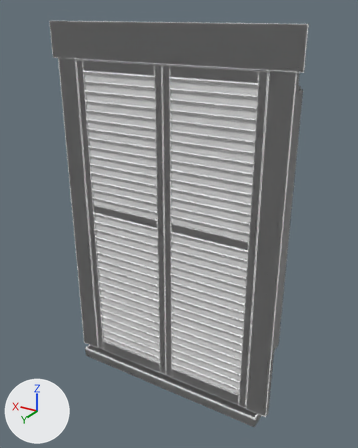
What one commit did to the glTF model assets/models/props/window_french.glb.
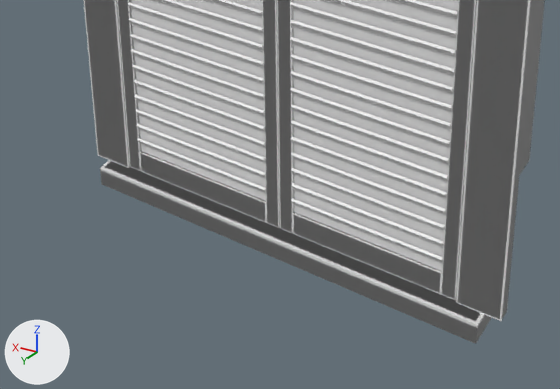
The first picture shows the older version from a 50 mm camera at (-1.74, 2.69, 2.79) aimed at (0.07, -0.33, 1.28). The close-ups show the older and then the newer version on the part from 11% to 82% of the width and 61% to 100% of the height of that picture. Only the edits that show in the close-ups are written down. Arrows for +X, +Y and +Z are at lower left; the lights stay in place. Objects named as collision shapes, trigger or cutter boxes, shadow casters or lower levels of detail are left out. Vertices at exactly the same position are counted once.

In view in the first close-up: 'lod0_body', 'lod0_shutter_l', 'lod0_shutter_r', 'lod1'.
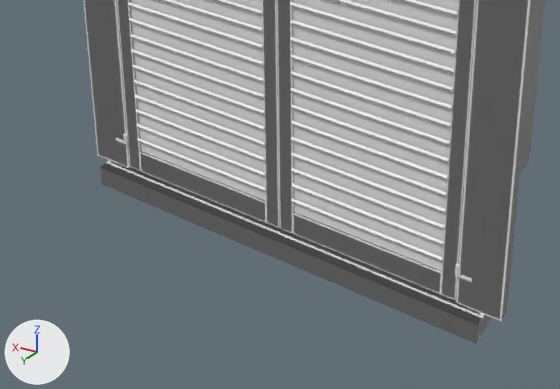
What differs and where, as boxes [x1, y1, x2, y2] in the close-ups (560 x 389 px):
part 1 of me_lod0_body, added: after [104, 163, 482, 333]
part 2 of me_lod0_body, built on: before [100, 171, 492, 344]; after [100, 134, 492, 344]

The change, as a list of edits to the scene's bpy script:
```text
Change me_lod0_body:
    used by ob_lod0_body; location = (0.0, 0.0, 0.0)
    remove me_lod0_body.from_pydata(...)  # 258 vertices, 476 faces; spans x -0.9..0.9, y -0.88..0.05, z 0.0..2.73
    add me_lod0_body.from_pydata(...)  # 2128 vertices, 3848 faces; spans x -0.9..0.9, y -0.88..0.05, z 0.0..2.73
    me_lod0_body part 1: a new loose piece, a box spanning x -0.8..0.8, y 0.02..0.034, z 0.012..0.08
    me_lod0_body part 2: 2 vertices moved from x -0.79..0.79, y 0.04, z 0.08 to x -0.79..0.79, y 0.01, z 0.08; 10 vertices removed from x -0.8..0.8, y -0.26..0.05, z 0.07..0.12; 1628 vertices added at x -0.8..0.8, y -0.26..0.05, z 0.0..0.77
    other edits to the shape of me_lod0_body do not show in these pictures
```
